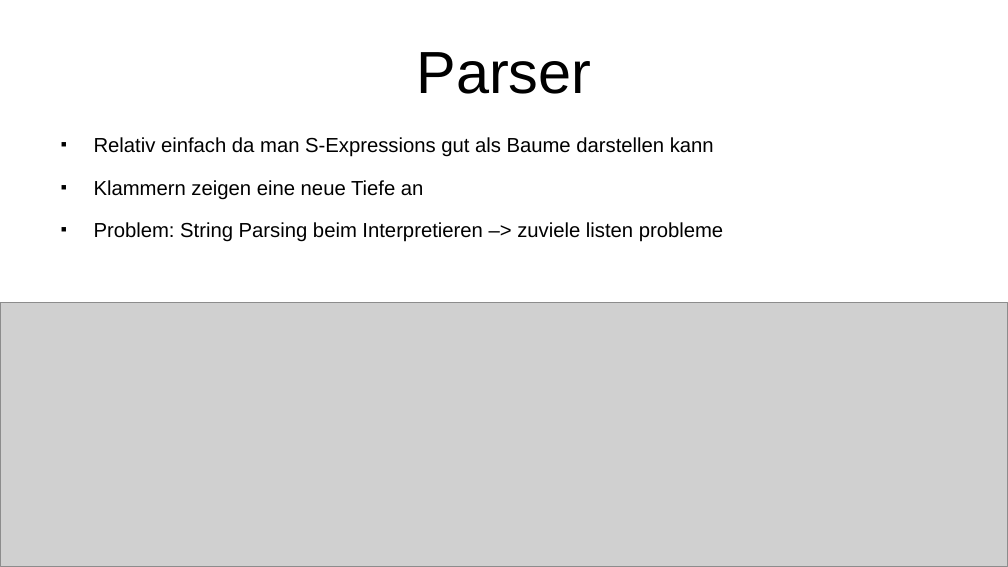
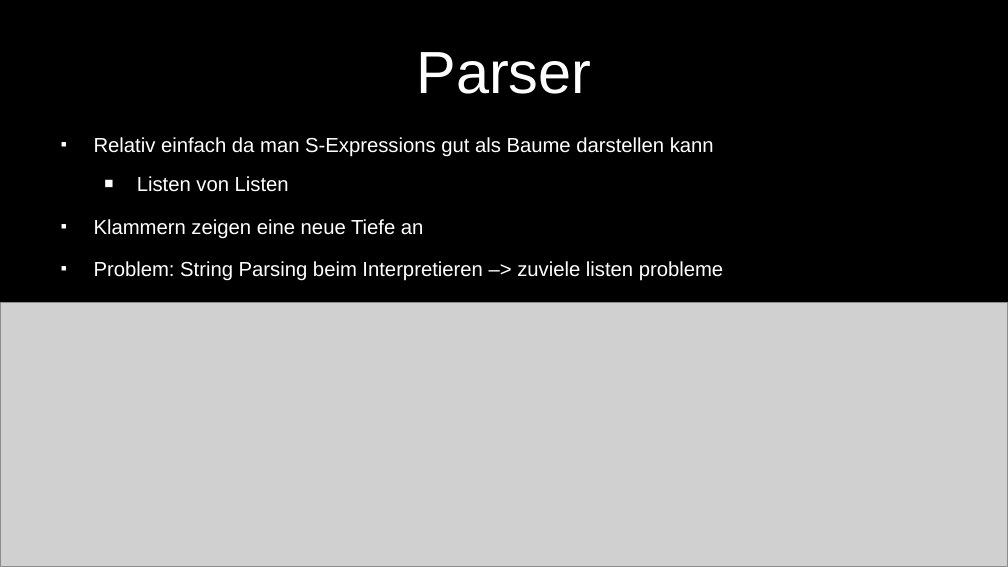
Before and after one commit to Iquiji/little-schemer-talk, a slide deck: slide 12 of Talk Engineering Day 2-6-2022.odp. Drawn at 1008x567 pixels with LibreOffice and Linux fonts; fonts in the diff are those of the drawing; grey boxes stand for pictures. Boxes give left, top, right and bottom in pixels: in the first picture for what was removed or moved away, otherwise in the second. Text is boxed around its words. In the diff, an @@ line names an element or a change of style, - is before the commit and + after.

```diff
--- a/Talk Engineering Day 2-6-2022.odp
+++ b/Talk Engineering Day 2-6-2022.odp
@@ background #FFFFFF to #000000 @@
@@ title "Parser" at [416, 52, 591, 94]: text colour #000000 to #FFFFFF @@
@@ text at [94, 137, 723, 281]: text colour #000000 to #FFFFFF; bullet colour #000000 to #FFFFFF @@
@@ text at [137, 176, 289, 192]: paragraph added @@
+  ■ Listen von Listen
```
Also in this commit, not shown: 14 other slides changed, 11 slides added, 2 slides removed.
